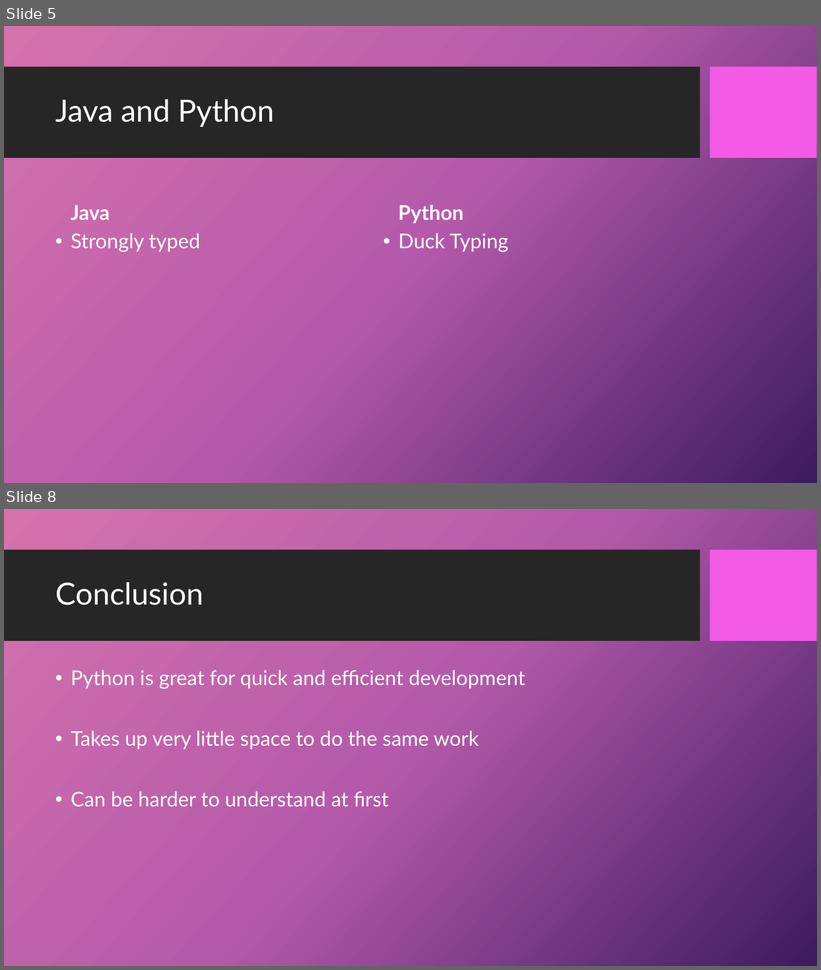
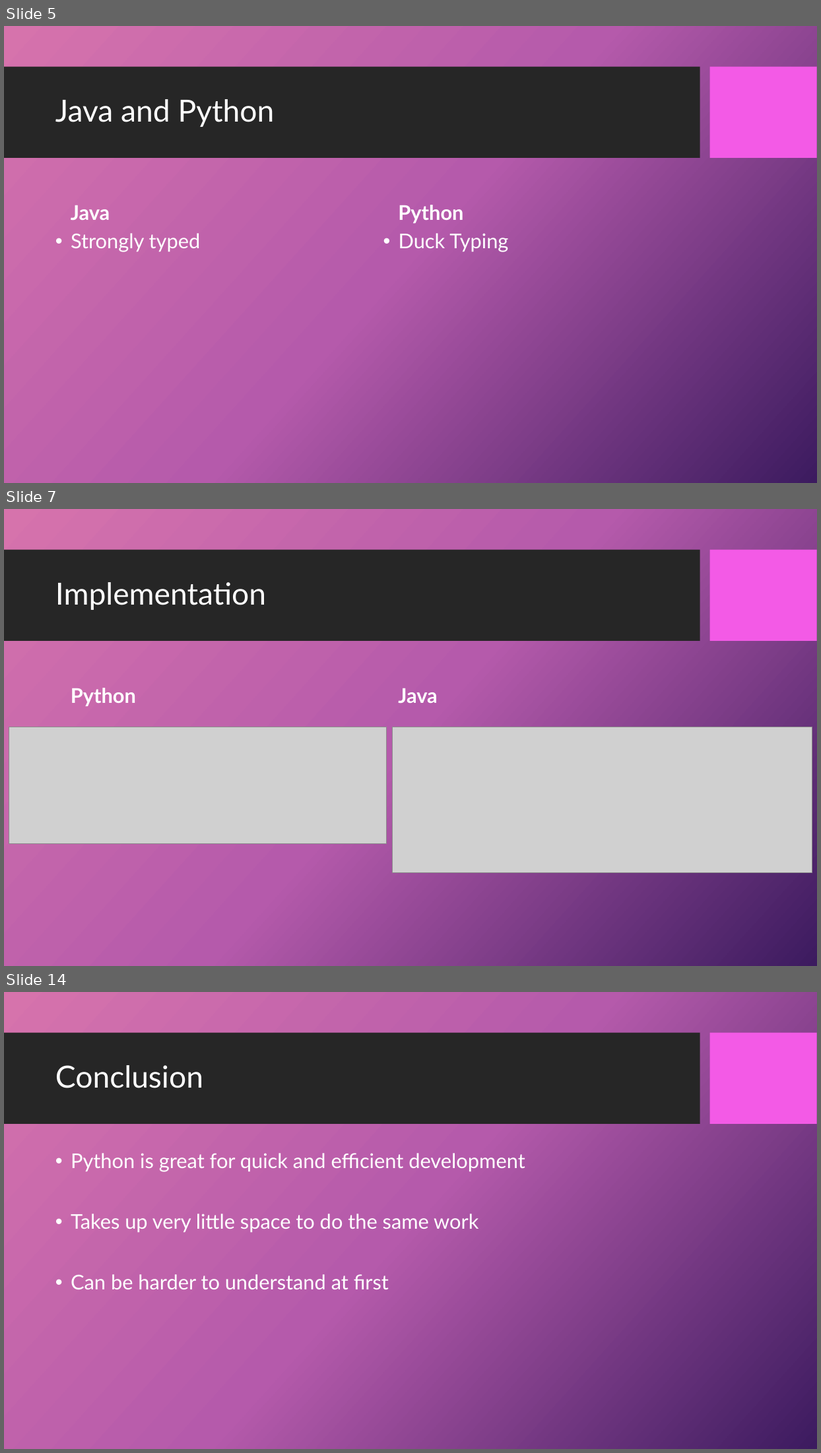
Before and after one commit to SaltyLightning/PythonFinalProject, a slide deck: Presentation.pptx. Shown one above the other, each under a label of ours: slides 5 and 8 before the commit, slides 5, 7 and 14 after it; the slides between them are not shown. The pictures are 821x970 and 821x1453 pixels, drawn with LibreOffice and Linux fonts; fonts in the diff are those of the drawing; grey boxes stand for pictures; background and template pictures are left out. Boxes give left, top, right and bottom in pixels: in the first picture for what was removed or moved away, otherwise in the second. Text is boxed around its words. In the diff, an @@ line names an element or a change of style, - is before the commit and + after.

```diff
--- a/Presentation.pptx
+++ b/Presentation.pptx
@@ slide 7 added at [4,509,817,966], background picture (left out); not listed: 2 template elements that a slide beside it also shows @@
@@ title added at [55,582,266,610], 36 pt, text #FFFFFF @@
+Implementation
@@ text added at [71,688,136,706], 24 pt, text #FFFFFF, bold @@
+Python
@@ text added at [398,688,437,703], 24 pt, text #FFFFFF, bold @@
+Java
@@ picture added at [9,727,386,844] @@
@@ picture added at [392,727,812,873] @@
@@ what was slide 8 is now slide 14 @@
```
Also in this commit, not shown: 4 slides changed, 5 other slides added, 7 other files.
